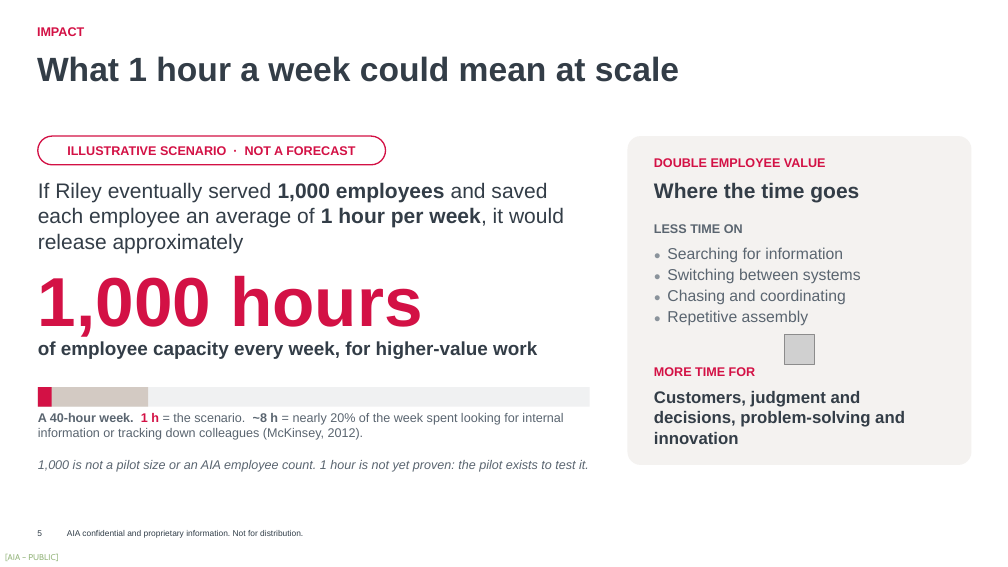
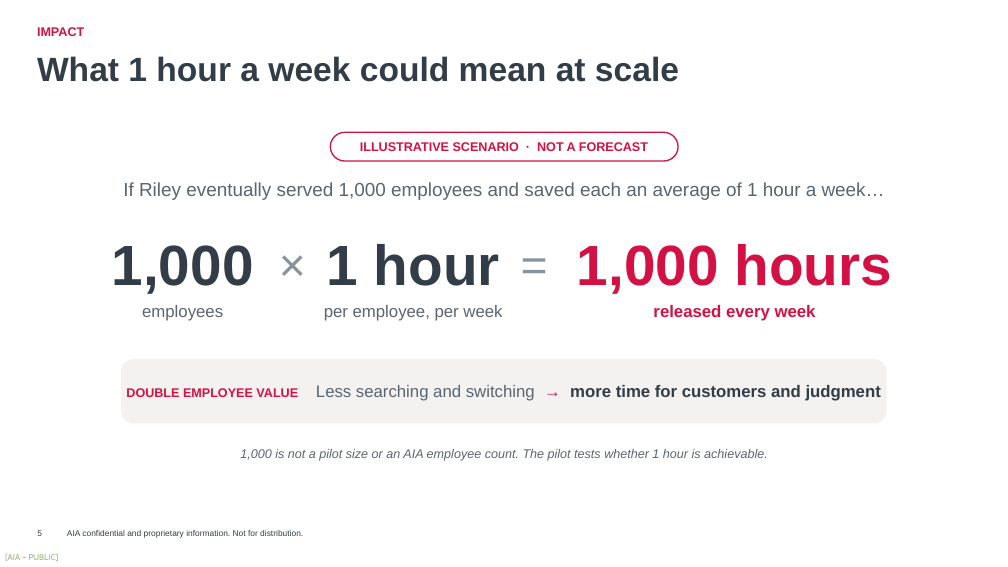
Before and after one commit to harrysokool/playground, a slide deck: slide 5 of ppt/group_inno_award/Riley_Submission_Deck_Opus.pptx. Drawn at 1008x567 pixels with LibreOffice and Linux fonts; fonts in the diff are those of the drawing; grey boxes stand for pictures; background and template pictures are left out. Boxes give left, top, right and bottom in pixels: in the first picture for what was removed or moved away, otherwise in the second. Text is boxed around its words. In the diff, an @@ line names an element or a change of style, - is before the commit and + after.

Commit message:
udpate riley deck

```diff
--- a/ppt/group_inno_award/Riley_Submission_Deck_Opus.pptx
+++ b/ppt/group_inno_award/Riley_Submission_Deck_Opus.pptx
@@ rounded rectangle "ILLUSTRATIVE SCENARIO · NOT A ..." moved from (x1=38, y1=136, x2=386, y2=165) to (x1=330, y1=132, x2=678, y2=161) @@
@@ rounded rectangle removed at (x1=628, y1=136, x2=972, y2=465) @@
@@ text removed at (x1=654, y1=158, x2=826, y2=167) @@
-DOUBLE EMPLOYEE VALUE
@@ text at (x1=123, y1=182, x2=885, y2=200): text changed; size 20 to 18 pt; text colour #333D47 to #5A6570 @@
-If Riley eventually served 1,000 employees and saved each employee an average of 1 hour per week, it would release approximately
+If Riley eventually served 1,000 employees and saved each an average of 1 hour a week…
@@ text removed at (x1=654, y1=182, x2=859, y2=203) @@
-Where the time goes
@@ text "1,000" at (x1=112, y1=245, x2=254, y2=294): vertical alignment top to middle @@
@@ text added at (x1=270, y1=227, x2=315, y2=299), 44 pt, text #8A939B @@
+×
@@ text added at (x1=512, y1=227, x2=557, y2=299), 44 pt, text #8A939B @@
+=
@@ text at (x1=112, y1=245, x2=254, y2=294): text changed; size 66 to 54 pt; text colour #D31145 to #333D47 @@
-1,000 hours
+1,000
@@ text added at (x1=327, y1=244, x2=500, y2=286), 54 pt, text #333D47, bold @@
+1 hour
@@ text added at (x1=577, y1=244, x2=891, y2=294), 54 pt, text #D31145, bold @@
+1,000 hours
@@ text removed at (x1=667, y1=247, x2=846, y2=326) @@
-● Searching for information
-● Switching between systems
-● Chasing and coordinating
-● Repetitive assembly
@@ text added at (x1=142, y1=305, x2=223, y2=321), 16 pt, text #5A6570 @@
+employees
@@ text added at (x1=324, y1=305, x2=502, y2=321), 16 pt, text #5A6570 @@
+per employee, per week
@@ text added at (x1=653, y1=305, x2=816, y2=321), 16 pt, text #D31145, bold @@
+released every week
@@ text removed at (x1=38, y1=341, x2=537, y2=359) @@
-of employee capacity every week, for higher-value work
@@ text "DOUBLE EMPLOYEE VALUE Less searching ..." at (x1=126, y1=385, x2=881, y2=401): vertical alignment top to middle @@
@@ rounded rectangle added at (x1=121, y1=359, x2=887, y2=423), fill #F4F2F0 @@
@@ picture removed at (x1=785, y1=334, x2=815, y2=364) @@
@@ rectangle removed at (x1=38, y1=387, x2=590, y2=407) @@
@@ rectangle removed at (x1=38, y1=387, x2=148, y2=407) @@
@@ rectangle removed at (x1=38, y1=387, x2=51, y2=407) @@
@@ text at (x1=126, y1=385, x2=881, y2=401): text changed; size 12 to 16 pt; text colour #5A6570 to #333D47 @@
-LESS TIME ON
+DOUBLE EMPLOYEE VALUE Less searching and switching → more time for customers and judgment
@@ text removed at (x1=654, y1=367, x2=756, y2=376) @@
-MORE TIME FOR
@@ text removed at (x1=38, y1=413, x2=563, y2=440) @@
-A 40-hour week. 1 h = the scenario. ~8 h = nearly 20% of the week spent looking for internal information or tracking down colleagues (McKinsey, 2012).
@@ text removed at (x1=654, y1=391, x2=905, y2=444) @@
-Customers, judgment and decisions, problem-solving and innovation
@@ text at (x1=240, y1=449, x2=768, y2=461): text changed @@
-1,000 is not a pilot size or an AIA employee count. 1 hour is not yet proven: the pilot exists to test it.
+1,000 is not a pilot size or an AIA employee count. The pilot tests whether 1 hour is achievable.
```
Also in this commit, not shown: 10 other slides changed, 1 slide added, 1 slide removed, 1 other file.
